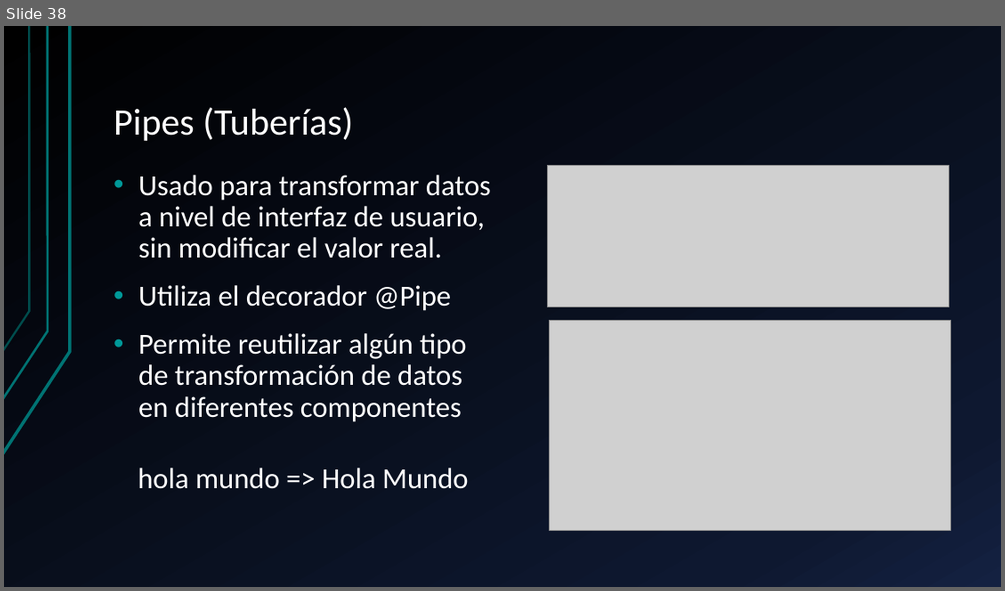
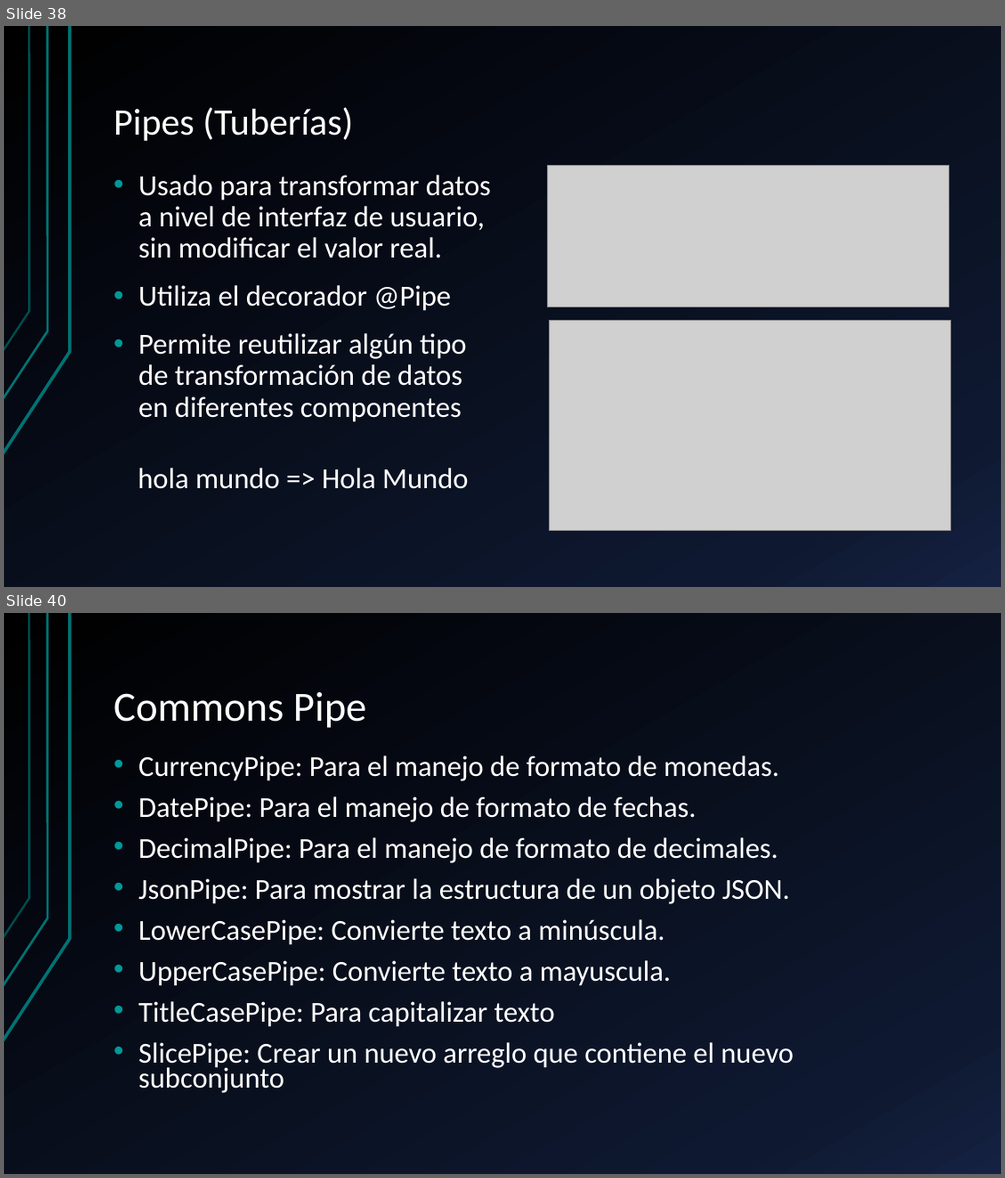
Before and after one commit to KevinToala/capacitacionAngular, a slide deck: Angular.pptx. Shown one above the other, each under a label of ours: slide 38 before the commit, slides 38 and 40 after it; the slides between them are not shown. The pictures are 1005x591 and 1005x1178 pixels, drawn with LibreOffice and Linux fonts; fonts in the diff are those of the drawing; grey boxes stand for pictures. Boxes give left, top, right and bottom in pixels: in the first picture for what was removed or moved away, otherwise in the second. Text is boxed around its words. In the diff, an @@ line names an element or a change of style, - is before the commit and + after.

```diff
--- a/Angular.pptx
+++ b/Angular.pptx
@@ slide 40 added at (4, 613, 1001, 1174), background gradient #000000 to #0F1931 to #142242; not listed: 3 template elements that a slide beside it also shows @@
@@ title added at (113, 692, 366, 728), 40 pt, text #FFFFFF @@
+Commons Pipe
@@ text added at (138, 755, 793, 1093), 27.9 pt, text #FFFFFF @@
+• CurrencyPipe: Para el manejo de formato de monedas.
+• DatePipe: Para el manejo de formato de fechas.
+• DecimalPipe: Para el manejo de formato de decimales.
+• JsonPipe: Para mostrar la estructura de un objeto JSON.
+• LowerCasePipe: Convierte texto a minúscula.
+• UpperCasePipe: Convierte texto a mayuscula.
+• TitleCasePipe: Para capitalizar texto
+• SlicePipe: Crear un nuevo arreglo que contiene el nuevo subconjunto
```
Also in this commit, not shown: 3 other slides added.
